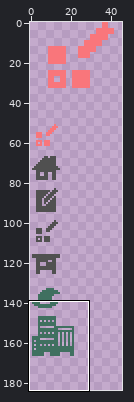
One commit to this sprite sheet: city-witch/src/img/icons.gif. The first picture is a wide view before the edit; the outline marks the close-up.
Close-up. As it was:
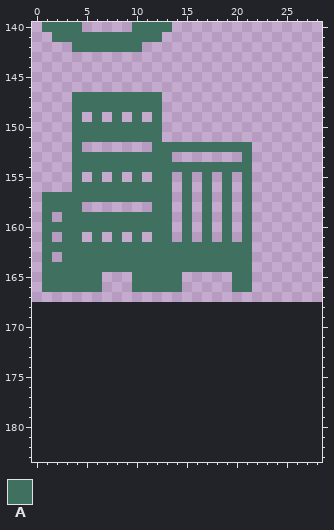
The file is 48x168 pixels. Shown: x 0..28, y 140..183. The old version is drawn lined up with the new one, on the new canvas. The wide view leaves out empty margins.
Palette (. is transparent): A #407060
Pixels before, first column x 1:
140 AAAA.....AAAA........
141 .AAAAAAAAAAA.........
142 ...AAAAAAA...........
143 .....................
144 .....................
145 .....................
146 .....................
147 ...AAAAAAAAA.........
148 ...AAAAAAAAA.........
149 ...A.A.A.A.A.........
150 ...AAAAAAAAA.........
151 ...AAAAAAAAA.........
152 ...A.......AAAAAAAAAA
153 ...AAAAAAAAAA.......A
154 ...AAAAAAAAAAAAAAAAAA
155 ...A.A.A.A.AA.A.A.A.A
156 ...AAAAAAAAAA.A.A.A.A
157 AAAAAAAAAAAAA.A.A.A.A
158 AAAA.......AA.A.A.A.A
159 A.AAAAAAAAAAA.A.A.A.A
160 AAAAAAAAAAAAA.A.A.A.A
161 A.AA.A.A.A.AA.A.A.A.A
162 AAAAAAAAAAAAAAAAAAAAA
163 A.AAAAAAAAAAAAAAAAAAA
164 AAAAAAAAAAAAAAAAAAAAA
165 AAAAAA...AAAAA.....AA
166 AAAAAA...AAAAA.....AA
After the commit:
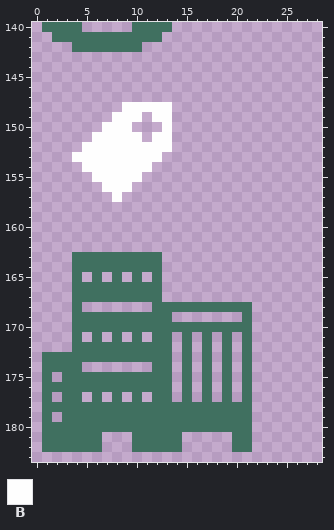
Colours new in this view: B #fefefe
Commit message: † add tag icon. †
What changed:
canvas 48x168 -> 48x184
Changed rows in their new state; - is an unchanged pixel.
first column x 1:
147 ---.........---------
148 ---.....BBBBB--------
149 ---.-.-BBB-BB--------
150 ---...BBB...B--------
151 ---..BBBBB.BB--------
152 ---.BBBBBBBBB........
153 ---BBBBBBBBB.-------.
154 ---.BBBBBBB..........
155 ---.-BBBBB-..-.-.-.-.
156 ---...BBB....-.-.-.-.
157 .......B.....-.-.-.-.
158 ....-------..-.-.-.-.
159 .-...........-.-.-.-.
160 .............-.-.-.-.
161 .-..-.-.-.-..-.-.-.-.
162 .....................
163 .-.---------.........
164 ...---------.........
165 ...-.--A--.-..-----..
166 ...---AAA---..-----..
167 ---AAAAAAAAA---------
168 ---A-------AAAAAAAAAA
169 ---AAAAAAAAAA-------A
170 ---AAAAAAAAAAAAAAAAAA
171 ---A-A-A-A-AA-A-A-A-A
172 ---AAAAAAAAAA-A-A-A-A
173 AAAAAAAAAAAAA-A-A-A-A
174 AAAA-------AA-A-A-A-A
175 A-AAAAAAAAAAA-A-A-A-A
176 AAAAAAAAAAAAA-A-A-A-A
177 A-AA-A-A-A-AA-A-A-A-A
178 AAAAAAAAAAAAAAAAAAAAA
179 A-AAAAAAAAAAAAAAAAAAA
180 AAAAAAAAAAAAAAAAAAAAA
181 AAAAAA---AAAAA-----AA
182 AAAAAA---AAAAA-----AA
Where, in picture pixels (left, top, right, bottom), the same in both close-ups:
changed: (42, 92, 252, 452)
